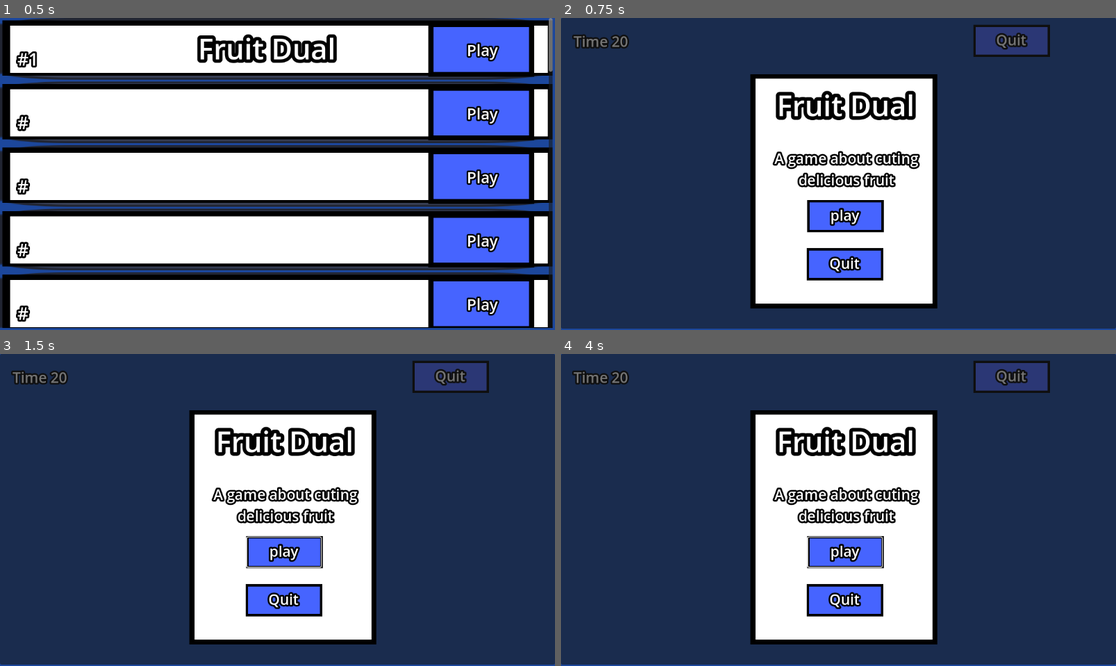
Above: before the commit, frames 1-4 (two rows, left to right).
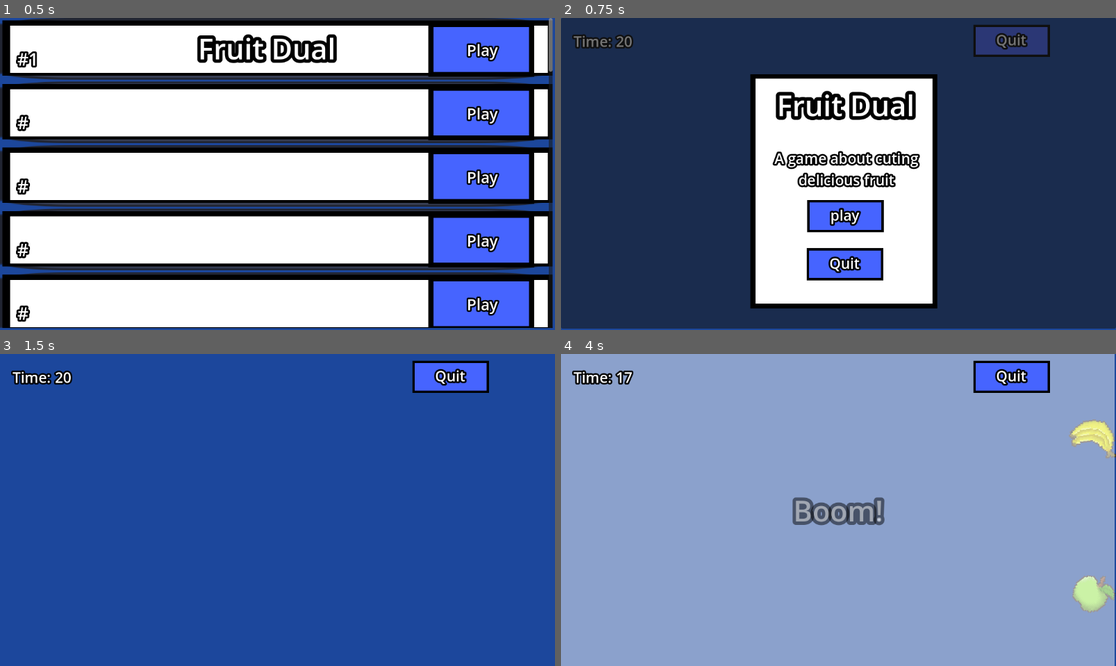
Above: after the commit, the same moments.

Repository: Pyropingouin/30games30days
Game: Godot game, scene res://scenes/main.tscn
The game is run twice, just before and just after one commit, with the same random seed, the same clock (stepped at 60 frames per second) and the same inputs. The engine's default icon, where the game draws it, is replaced by a stand-in: a white triangle on a blue panel in a dark square.
Inputs (mouse positions are in pixels of both pictures, inside the frame that each line leads up to):
- Up to frame 1 (0.5 s): no input
- Up to frame 2 (0.75 s): click (1043, 49) at 0.5 s
- Up to frame 3 (1.5 s): click (283, 553) at 1.25 s
- Up to frame 4 (4 s): click (844, 553) at 2.02 s; move the mouse to (960, 494) at 2.77 s; click (960, 494) at 2.92 s; move the mouse to (727, 525) at 3.52 s; click (727, 525) at 3.67 s

Frame 1 is identical in both runs. In frame 2, 0.1% of the frame differs, in the area x 8-14%, y 5-10%; in frame 3, 99%; in frame 4, 99%, in the area x 0-100%, y 0-100%.

Commit message:
Section 4: FruitDual Done

Diff:
--- /dev/null
+++ b/game_components/fruitDualGame/cannons.gd
@@ -0,0 +1,57 @@
+extends Node2D
+
+var apple = preload("res://game_components/fruitDualGame/apple.tscn")
+var banana = preload("res://game_components/fruitDualGame/banana.tscn")
+var grape = preload("res://game_components/fruitDualGame/grape.tscn")
+var watermelon = preload("res://game_components/fruitDualGame/watermelon.tscn")
+var cherry = preload("res://game_components/fruitDualGame/cherry.tscn")
+
+
+
+
+
+func _on_timer_timeout() -> void:
+	if $"..".game_is_on == false:
+		return
+	var ran = randi_range(1,7)
+	var cherry_chance = randi_range(1,10)
+	var fruit_instance
+
+
+	if cherry_chance <= 2:
+		fruit_instance = cherry.instantiate()
+	else:
+		var fruit  = randi_range(1,4)
+		if fruit == 1:
+			fruit_instance = apple.instantiate()
+		elif fruit == 2:
+			fruit_instance = banana.instantiate()
+		elif fruit == 3:
+			fruit_instance = grape.instantiate()
+		elif fruit == 4:
+			fruit_instance = watermelon.instantiate()
+
+
+	add_sibling(fruit_instance)
+	var fruit_speed = 600
+	if ran == 1:
+		fruit_instance.global_position = $cannon1.global_position
+		fruit_instance.velocity = Vector2.UP.rotated(fruit_instance.global_rotation + deg_to_rad(20)) * fruit_speed
+	elif ran == 2:
+		fruit_instance.global_position = $cannon2.global_position
+		fruit_instance.velocity = Vector2.UP.rotated(fruit_instance.global_rotation) * fruit_speed
+	elif ran == 3:
+		fruit_instance.global_position = $cannon3.global_position
+		fruit_instance.velocity = Vector2.UP.rotated(fruit_instance.global_rotation) * fruit_speed
+	elif ran == 4:
+			fruit_instance.global_position = $cannon4.global_position
+			fruit_instance.velocity = Vector2.UP.rotated(fruit_instance.global_rotation) * fruit_speed
+	elif ran == 5:
+			fruit_instance.global_position = $cannon5.global_position
+			fruit_instance.velocity = Vector2.UP.rotated(fruit_instance.global_rotation + deg_to_rad(-20)) * fruit_speed
+	elif ran ==6:
+			fruit_instance.global_position = $cannon6.global_position
+			fruit_instance.velocity = Vector2.UP.rotated(fruit_instance.global_rotation + deg_to_rad(-80)) * fruit_speed
+	elif ran == 7:
+			fruit_instance.global_position = $cannon7.global_position
+			fruit_instance.velocity = Vector2.UP.rotated(fruit_instance.global_rotation + deg_to_rad(80)) * fruit_speed
--- a/game_components/fruitDualGame/cherry.gd
+++ b/game_components/fruitDualGame/cherry.gd
@@ -18,6 +18,6 @@
 
 func _on_area_2d_area_entered(area: Area2D) -> void:
 	if area.is_in_group("slash"):
-		$"../animationPlayer".play("boom")
+		$"../AnimationPlayer".play("boom")
 		$"..".score -= 5
 		queue_free()
--- a/game_components/fruitDualGame/cherry.tscn
+++ b/game_components/fruitDualGame/cherry.tscn
@@ -2,9 +2,6 @@
 
 [ext_resource type="Script" uid="uid://d0phcvxsvw0gf" path="res://game_components/fruitDualGame/cherry.gd" id="1_pp2jy"]
 [ext_resource type="Texture2D" uid="uid://ckui5my5pm8q8" path="res://art/fruitDualGame/Fruits_Separated/Cherry.png" id="2_pp2jy"]
-
-[sub_resource type="Animation" id="Animation_3k00p"]
-resource_name = "idle"
 
 [sub_resource type="Animation" id="Animation_w4h7b"]
 loop_mode = 1
@@ -20,6 +17,9 @@
 "update": 0,
 "values": [Color(1, 1, 1, 1), Color(0.57577664, 0.12310707, 1.4439226e-07, 1), Color(1, 1, 1, 1)]
 }
+
+[sub_resource type="Animation" id="Animation_3k00p"]
+resource_name = "idle"
 
 [sub_resource type="Animation" id="Animation_pp2jy"]
 resource_name = "idle_2"
--- a/game_components/fruitDualGame/fruit.gd
+++ b/game_components/fruitDualGame/fruit.gd
@@ -26,8 +26,8 @@
 		$sliceRight/half2.gravity = 100
 
 		var fruit_speed = 1000
-		$sliceRight/half1.velocity = Vector2.UP.rotated($sliceRight/half1.global_position) * fruit_speed
-		$sliceRight/half2.velocity = Vector2.DOWN.rotated($sliceRight/half2.global_position) * fruit_speed
+		$sliceRight/half1.velocity = Vector2.UP.rotated($sliceRight/half1.global_rotation) * fruit_speed
+		$sliceRight/half2.velocity = Vector2.DOWN.rotated($sliceRight/half2.global_rotation) * fruit_speed
 
 		$Timer.start()
 		rotation_speed = 0
@@ -42,8 +42,8 @@
 		$sliceDown/half2.gravity = 100
 
 		var fruit_speed = 1000
-		$sliceDown/half1.velocity = Vector2.LEFT.rotated($sliceDown/half1.global_position) * fruit_speed
-		$sliceDown/half2.velocity = Vector2.RIGHT.rotated($sliceDown/half2.global_position) * fruit_speed
+		$sliceDown/half1.velocity = Vector2.LEFT.rotated($sliceDown/half1.global_rotation) * fruit_speed
+		$sliceDown/half2.velocity = Vector2.RIGHT.rotated($sliceDown/half2.global_rotation) * fruit_speed
 
 		$Timer.start()
 		rotation_speed = 0
--- /dev/null
+++ b/game_components/fruitDualGame/main.gd
@@ -0,0 +1,73 @@
+extends Node2D
+
+@onready var mouse_trail_line: Line2D = $Line2D
+
+var max_trail_points = 5
+var point_distance_treshold = 2.0
+var mouse_still_timer = 0.0
+var mouse_still_timeout = 0.25
+var last_mouse_pos: Vector2 = Vector2.INF
+
+var game_is_on = false
+var score = 0
+
+
+func _ready() -> void:
+	mouse_trail_line.clear_points()
+	$LabelTime.text = "Time: 20"
+
+# Called every frame. 'delta' is the elapsed time since the previous frame.
+func _process(delta: float) -> void:
+	var current_mouse_pos = get_global_mouse_position()
+
+	if game_is_on == true:
+		$LabelTime.text = "Time: " + str(roundi($TimerGameLength.time_left))
+
+	if Input.is_mouse_button_pressed(MOUSE_BUTTON_LEFT) and game_is_on == true:
+		$Area2DSlash/CollisionShape2D.disabled = false
+		$Area2DSlash.global_position = get_global_mouse_position()
+
+		if last_mouse_pos != Vector2.INF and current_mouse_pos.distance_to(last_mouse_pos) > 0.1:
+			mouse_still_timer = 0.0
+		else:
+			mouse_still_timer += delta
+
+
+		if mouse_trail_line.get_point_count() == 0 or \
+			mouse_trail_line.get_point_position(mouse_trail_line.get_point_count() -1).distance_to(current_mouse_pos) > point_distance_treshold:
+				mouse_trail_line.add_point(current_mouse_pos)
+
+		while mouse_trail_line.get_point_count() > max_trail_points:
+			mouse_trail_line.remove_point(0)
+
+		if mouse_still_timer >= mouse_still_timeout:
+			mouse_trail_line.clear_points()
+			mouse_still_timer = 0.0
+			last_mouse_pos = Vector2.INF
+
+	else:
+		mouse_trail_line.clear_points()
+		mouse_still_timer = 0.0
+		last_mouse_pos = Vector2.INF
+		$Area2DSlash/CollisionShape2D.disabled = true
+
+
+	last_mouse_pos = current_mouse_pos
+
+
+
+
+func _on_button_play_pressed():
+	$"../StartScreen".visible = false
+	game_is_on = true
+	$TimerGameLength.start()
+
+
+func _on_button_quit_pressed():
+	get_tree().reload_current_scene()
+
+
+func _on_timer_game_length_timeout() -> void:
+	game_is_on = false
+	$"../GameOverScreen".visible = true
+	$"../GameOverScreen/Title".text = "Points: " + str(score)
--- a/scenes/fruitDualGame.tscn
+++ b/scenes/fruitDualGame.tscn
@@ -1,4 +1,7 @@
-[gd_scene load_steps=10 format=3 uid="uid://bang0cecag7kl"]
+[gd_scene load_steps=12 format=3 uid="uid://bang0cecag7kl"]
+
+[ext_resource type="Script" uid="uid://b4xnt1kvrk5yr" path="res://game_components/fruitDualGame/cannons.gd" id="1_m6yww"]
+[ext_resource type="Script" uid="uid://twwqrru7xxq" path="res://game_components/fruitDualGame/main.gd" id="1_q0q7n"]
 
 [sub_resource type="LabelSettings" id="LabelSettings_ywc65"]
 font_size = 30
@@ -141,15 +144,18 @@
 theme_type_variation = &"FlatButton"
 
 [node name="main" type="Node2D" parent="."]
+script = ExtResource("1_q0q7n")
 
 [node name="Area2DSlash" type="Area2D" parent="main" groups=["slash"]]
 
 [node name="CollisionShape2D" type="CollisionShape2D" parent="main/Area2DSlash"]
 shape = SubResource("CircleShape2D_y5sdv")
+disabled = true
 
 [node name="Line2D" type="Line2D" parent="main"]
 
 [node name="cannons" type="Node2D" parent="main"]
+script = ExtResource("1_m6yww")
 
 [node name="cannon1" type="Node2D" parent="main/cannons"]
 position = Vector2(77, 829)
@@ -171,6 +177,9 @@
 
 [node name="cannon7" type="Node2D" parent="main/cannons"]
 position = Vector2(1304, 213)
+
+[node name="Timer" type="Timer" parent="main/cannons"]
+autostart = true
 
 [node name="flash" type="ColorRect" parent="main"]
 visible = false
@@ -384,3 +393,10 @@
 offset_right = 666.0
 offset_bottom = 442.0
 theme_type_variation = &"FlatButton"
+
+[connection signal="pressed" from="InGameUI/ButtonQuit/ButtonQuit" to="main" method="_on_button_quit_pressed"]
+[connection signal="timeout" from="main/cannons/Timer" to="main/cannons" method="_on_timer_timeout"]
+[connection signal="timeout" from="main/TimerGameLength" to="main" method="_on_timer_game_length_timeout"]
+[connection signal="pressed" from="StartScreen/ButtonPlay/ButtonPlay" to="main" method="_on_button_play_pressed"]
+[connection signal="pressed" from="StartScreen/ButtonQuit/ButtonQuit" to="main" method="_on_button_quit_pressed"]
+[connection signal="pressed" from="GameOverScreen/ButtonQuit/ButtonQuit" to="main" method="_on_button_quit_pressed"]
Not shown, added: game_components/fruitDualGame/cannons.gd.uid
Not shown, added: game_components/fruitDualGame/main.gd.uid
Renamed: game_components/fruitDualGame/watermellon.tscn -> game_components/fruitDualGame/watermelon.tscn
